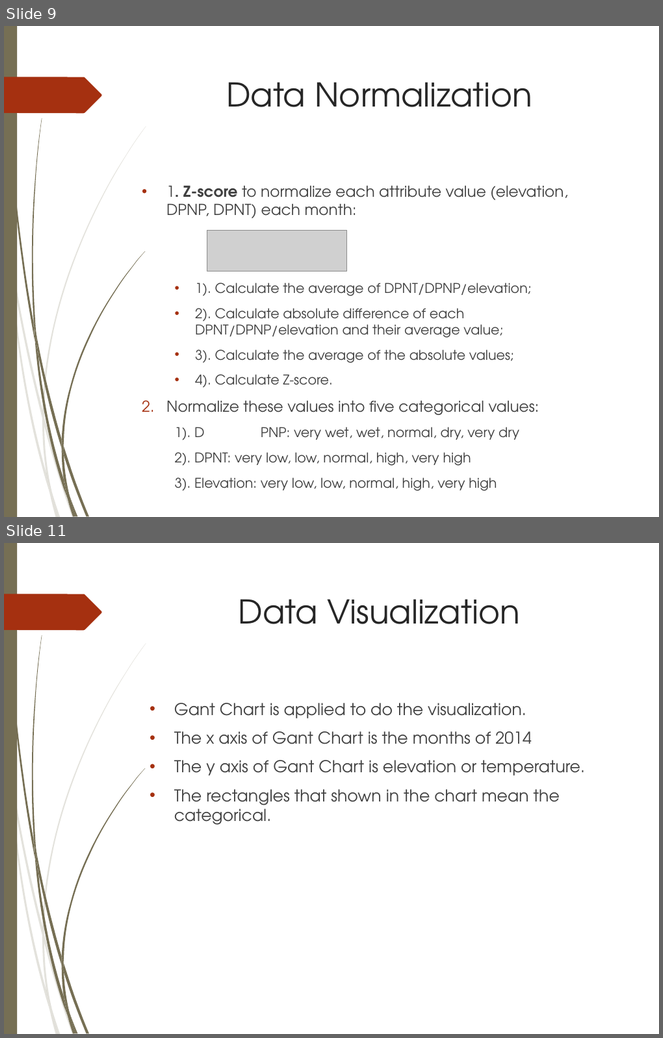
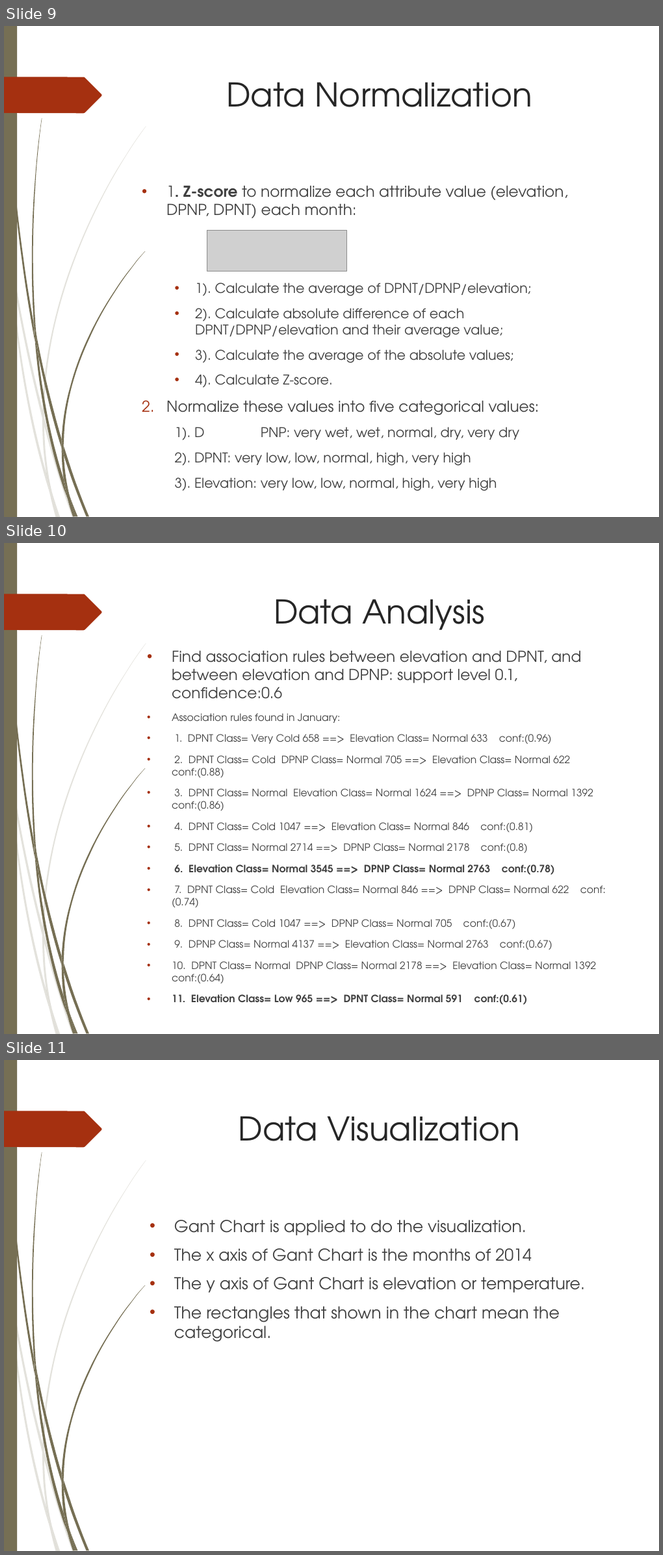
Before and after one commit to Iron-Ham/CPS585, a slide deck: cps585-weather analysis.ppt. Shown one above the other, each under a label of ours: slides 9 and 11 before the commit, slides 9, 10 and 11 after it; the slides between them are not shown. The pictures are 663x1038 and 663x1555 pixels, drawn with LibreOffice and Linux fonts; fonts in the diff are those of the drawing; grey boxes stand for pictures; background and template pictures are left out. Boxes give left, top, right and bottom in pixels: in the first picture for what was removed or moved away, otherwise in the second. Text is boxed around its words. In the diff, an @@ line names an element or a change of style, - is before the commit and + after.

```diff
--- a/cps585-weather analysis.ppt
+++ b/cps585-weather analysis.ppt
@@ slide 10 added at (4, 543, 659, 1034), background picture (left out); not listed: 24 template elements that a slide beside it also shows @@
@@ title added at (274, 599, 485, 630), 36 pt, text #262626 @@
+Data Analysis
@@ text added at (172, 651, 597, 1005), 11.1 pt, text #404040 @@
+• Find association rules between elevation and DPNT, and between elevation and DPNP: support level 0.1, confidence:0.6
+• Association rules found in January:
+• 1. DPNT Class= Very Cold 658 ==> Elevation Class= Normal 633 conf:(0.96)
+• 2. DPNT Class= Cold DPNP Class= Normal 705 ==> Elevation Class= Normal 622 conf:(0.88)
+• 3. DPNT Class= Normal Elevation Class= Normal 1624 ==> DPNP Class= Normal 1392 conf:(0.86)
+• 4. DPNT Class= Cold 1047 ==> Elevation Class= Normal 846 conf:(0.81)
+• 5. DPNT Class= Normal 2714 ==> DPNP Class= Normal 2178 conf:(0.8)
+• 6. Elevation Class= Normal 3545 ==> DPNP Class= Normal 2763 conf:(0.78)
+• 7. DPNT Class= Cold Elevation Class= Normal 846 ==> DPNP Class= Normal 622 conf:(0.74)
+• 8. DPNT Class= Cold 1047 ==> DPNP Class= Normal 705 conf:(0.67)
+• 9. DPNP Class= Normal 4137 ==> Elevation Class= Normal 2763 conf:(0.67)
+• 10. DPNT Class= Normal DPNP Class= Normal 2178 ==> Elevation Class= Normal 1392 conf:(0.64)
+• 11. Elevation Class= Low 965 ==> DPNT Class= Normal 591 conf:(0.61)
```
Also in this commit, not shown: 3 slides changed, 1 other slide added.
